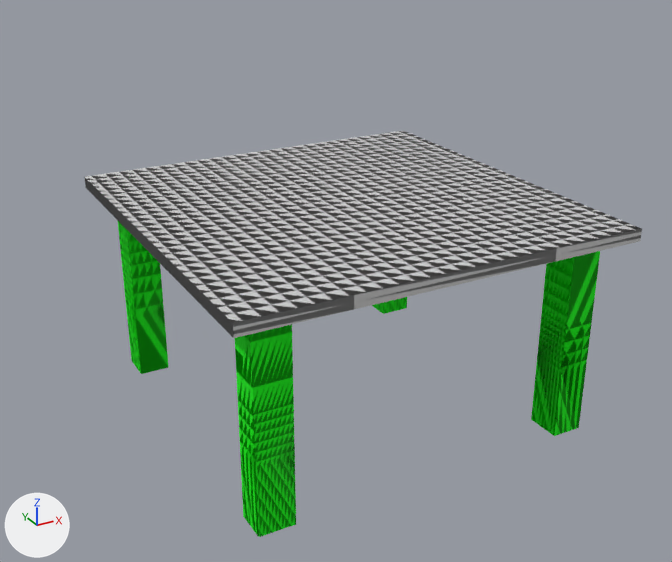
What one commit did to the FBX model build/4out.fbx.
Before and after are seen from a camera (50 mm lens) standing at (-96.5, -192.4, 101.9) and looking at (15.9, 12.1, -0.3). Arrows for +X, +Y and +Z are at lower left; the lights stay in place. Where no turn or scale is listed for an object, it has been applied to the vertices.

Before the edit, the objects in view are built like this:
```python
me_mesh = bpy.data.meshes.new('Mesh')
me_mesh.from_pydata(...)  # 72 vertices, 140 faces; spans x -50.0..50.0, y -100.0..0.0, z -51.6..2.5
# faces by material slot: [36, 104]
me_mesh.materials.append(mat_01___default)  # its picture is missing
me_mesh.materials.append(mat_03___default)  # its picture is missing
me_table_0 = bpy.data.meshes.new('Table_0')
me_table_0.from_pydata(...)  # 72 vertices, 144 faces; spans x -50.0..50.0, y -100.0..0.0, z -51.6..2.5
# faces by material slot: [40, 104]
me_table_0.materials.append(mat_01___default)  # its picture is missing
me_table_0.materials.append(mat_03___default)  # its picture is missing
ob_table = bpy.data.objects.new('Table', me_mesh)
ob_table.location = (9.5, 47.7, 25.6)
ob_table_0 = bpy.data.objects.new('Table_0', me_table_0)
ob_table_0.location = (9.5, 47.7, 25.6)
```
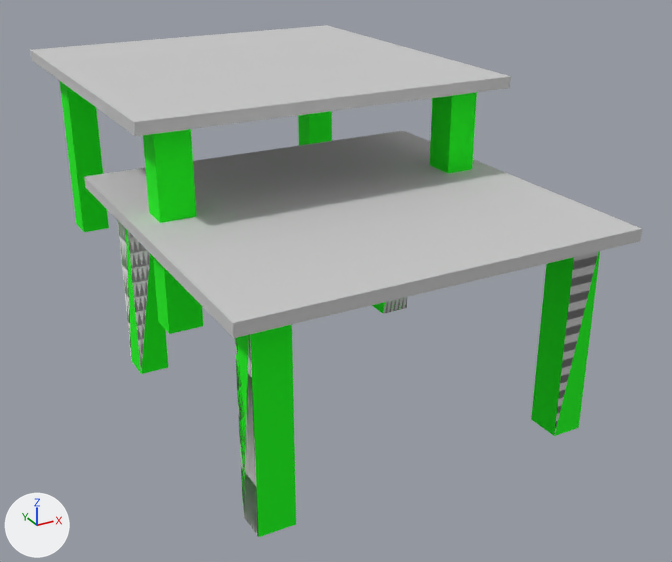
The newer file is also rescaled (x0.01), turned or shifted as a whole; pictures and numbers use the older file's frame.

The change, as JSON lines over the scene's bpy script:
```json
{"op": "add", "block": "mat_crosssection", "code": ["mat_crosssection = principled_material('crossSection')", "mat_crosssection.base_color = (1.0, 1.0, 1.0)  # white #ffffff", "mat_crosssection.roughness = 0.929"]}
{"block": "me_mesh", "where": "# used by ob_table; location = (9.5, 47.7, 25.6)"}
{"op": "remove", "block": "me_mesh", "code": "me_mesh.from_pydata(...)  # 72 vertices, 140 faces; spans x -50.0..50.0, y -100.0..0.0, z -51.6..2.5"}
{"op": "add", "block": "me_mesh", "code": "me_mesh.from_pydata(...)  # 40 vertices, 76 faces; spans x -50.0..50.0, y -50.0..50.0, z -26.1..28.1"}
{"block": "me_mesh", "change": "me_mesh part 1: the whole mesh is rebuilt"}
{"block": "me_table_0", "where": "# used by ob_table_0; location = (9.5, 47.7, 25.6)"}
{"op": "remove", "block": "me_table_0", "code": "me_table_0.from_pydata(...)  # 72 vertices, 144 faces; spans x -50.0..50.0, y -100.0..0.0, z -51.6..2.5"}
{"op": "add", "block": "me_table_0", "code": "me_table_0.from_pydata(...)  # 40 vertices, 80 faces; spans x -50.0..50.0, y -100.0..0.0, z -51.6..2.5"}
{"block": "me_table_0", "change": "me_table_0 part 2: 8 vertices removed from x 35.3..44.2, y -14.1..-6.1, z -33.9..-20.5"}
{"block": "me_table_0", "change": "me_table_0 part 3: 8 vertices removed from x 35.9..43.9, y -94.2..-85.3, z -33.9..-20.5"}
{"block": "me_table_0", "change": "me_table_0 part 4: 8 vertices removed from x -44.2..-35.3, y -93.9..-85.9, z -33.9..-20.5"}
{"block": "me_table_0", "change": "me_table_0 part 5: 8 vertices removed from x -43.9..-35.9, y -14.7..-5.8, z -33.9..-20.5"}
{"op": "add", "block": "me_table_0", "code": "me_table_0.materials.append(mat_crosssection)  # white #ffffff"}
```

Location of each change, (x1, y1, x2, y2) in pixels of the pictures (672 x 562 px):
```json
{"object": "Table", "change": "reshaped", "before": [233, 229, 642, 338], "after": [30, 25, 511, 334]}
{"part": 2, "of": "me_table_0", "change": "deleted", "before": [372, 297, 407, 314]}
{"part": 3, "of": "me_table_0", "change": "deleted", "before": [531, 251, 600, 436]}
{"part": 4, "of": "me_table_0", "change": "deleted", "before": [235, 324, 296, 537]}
{"part": 5, "of": "me_table_0", "change": "deleted", "before": [118, 221, 168, 374]}
```
